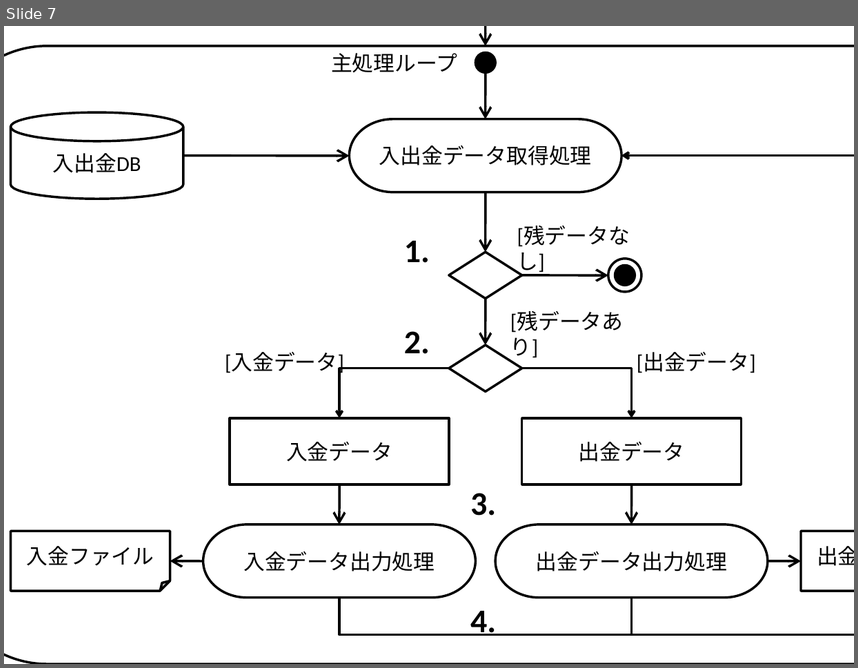
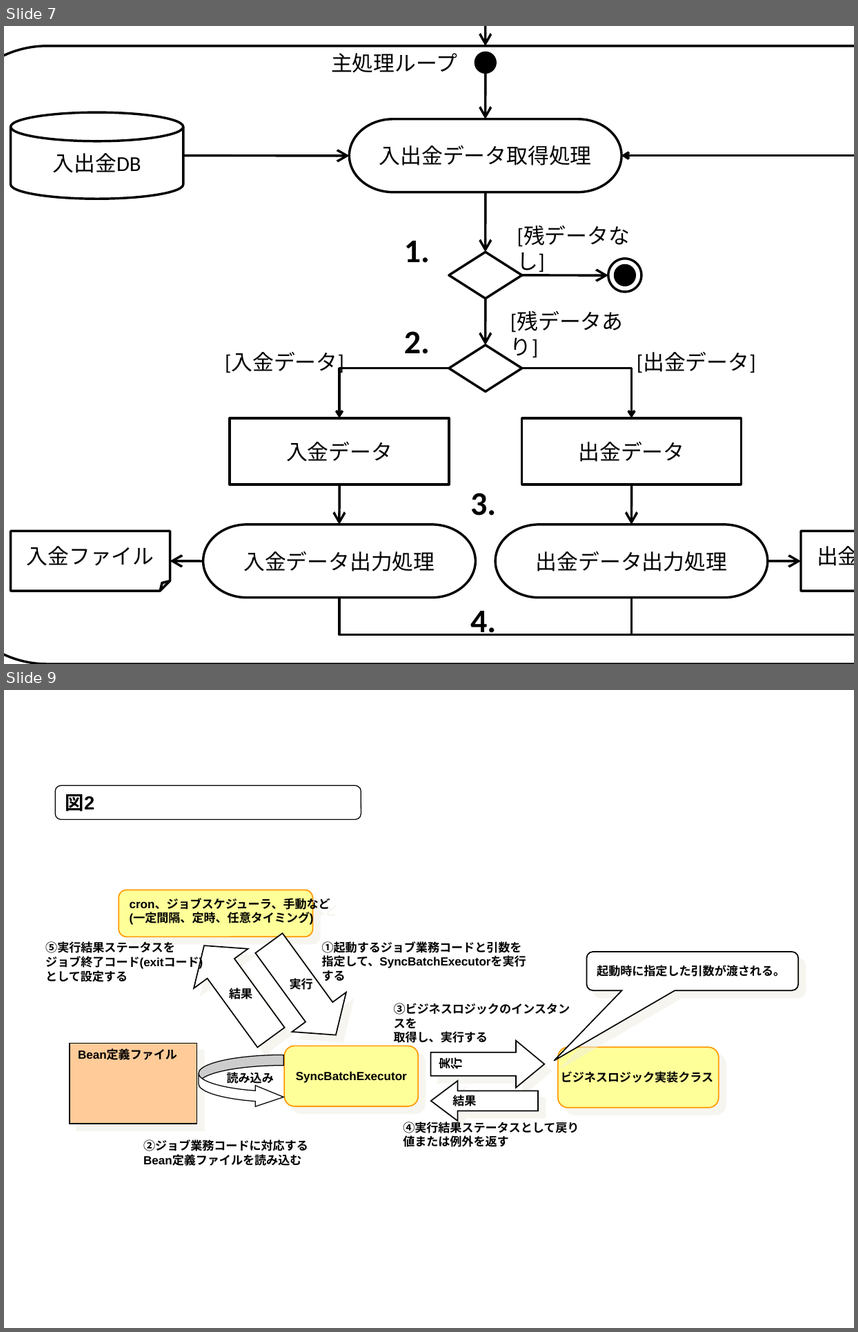
Before and after one commit to terasoluna-batch/terasoluna-doc, a slide deck: tutorial/素材/figures.pptx. Shown one above the other, each under a label of ours: slide 7 before the commit, slides 7 and 9 after it; the slides between them are not shown. The pictures are 858x668 and 858x1332 pixels, drawn with LibreOffice and Linux fonts; fonts in the diff are those of the drawing. Boxes give left, top, right and bottom in pixels: in the first picture for what was removed or moved away, otherwise in the second. Text is boxed around its words. In the diff, an @@ line names an element or a change of style, - is before the commit and + after.

```diff
--- a/tutorial/素材/figures.pptx
+++ b/tutorial/素材/figures.pptx
@@ slide 9 added at (x1=4, y1=690, x2=854, y2=1328), background #FFFFFF @@
@@ rounded rectangle added at (x1=55, y1=785, x2=361, y2=819), fill #FFFFFF, outline #000000 0.75 pt, 16 pt, text #000000, bold @@
+図2
@@ rounded rectangle added at (x1=119, y1=890, x2=312, y2=936), fill #FFFF99, outline #FF9900 1 pt, 10 pt, text #000000, bold @@
+cron、ジョブスケジューラ、手動など
+(一定間隔、定時、任意タイミング)
@@ down arrow added at (x1=176, y1=926, x2=298, y2=1058), fill #FFFFFF, outline #000000 1 pt @@
@@ down arrow added at (x1=242, y1=923, x2=363, y2=1055), fill #FFFFFF, outline #000000 1 pt @@
@@ text added at (x1=45, y1=941, x2=203, y2=982), 10 pt, text #000000, bold @@
+⑤実行結果ステータスを
+ジョブ終了コード(exitコード)
+として設定する
@@ text added at (x1=322, y1=955, x2=526, y2=968), 10 pt, text #000000, bold @@
+①起動するジョブ業務コードと引数を指定して、SyncBatchExecutorを実行する
@@ rounded speech box added at (x1=586, y1=952, x2=798, y2=991), fill #FFFFFF, outline #000000 1 pt, 10 pt, text #000000, bold @@
+起動時に指定した引数が渡される。
@@ text added at (x1=290, y1=978, x2=313, y2=989), 10 pt, text #000000, bold @@
+実行
@@ text added at (x1=229, y1=985, x2=252, y2=1001), 10 pt, text #000000, bold @@
+結果
@@ text added at (x1=394, y1=1031, x2=509, y2=1147), 10 pt, text #000000, bold @@
+③ビジネスロジックのインスタンスを
+取得し、実行する
@@ down arrow added at (x1=430, y1=1041, x2=544, y2=1087), fill #FFFFFF, outline #000000 1 pt, 10 pt, text #000000, bold @@
+実行
@@ rectangle added at (x1=70, y1=1043, x2=197, y2=1123), fill #FFCC99, outline #000000 1 pt, 10 pt, text #000000, bold @@
+Bean定義ファイル
@@ curved right arrow added at (x1=199, y1=1055, x2=283, y2=1107), fill #FFFFFF, outline #000000 0.75 pt @@
@@ rounded rectangle added at (x1=285, y1=1045, x2=418, y2=1105), fill #FFFF99, outline #FF9900 1 pt, 10 pt, text #000000, bold @@
+SyncBatchExecutor
@@ rounded rectangle added at (x1=558, y1=1047, x2=719, y2=1107), fill #FFFF99, outline #FF9900 1 pt, 10 pt, text #000000, bold @@
+ビジネスロジック実装クラス
@@ text added at (x1=227, y1=1069, x2=274, y2=1085), 10 pt, text #000000, bold @@
+読み込み
@@ left arrow added at (x1=430, y1=1080, x2=538, y2=1120), fill #FFFFFF, outline #000000 1 pt, 10 pt, text #000000, bold @@
+結果
@@ text added at (x1=399, y1=1116, x2=593, y2=1152), 10 pt, text #000000, bold @@
+④実行結果ステータスとして戻り値または例外を返す
@@ text added at (x1=143, y1=1139, x2=308, y2=1165), 10 pt, text #000000, bold @@
+②ジョブ業務コードに対応する
+Bean定義ファイルを読み込む
```
Also in this commit, not shown: 1 other slide added, 4 other files.
